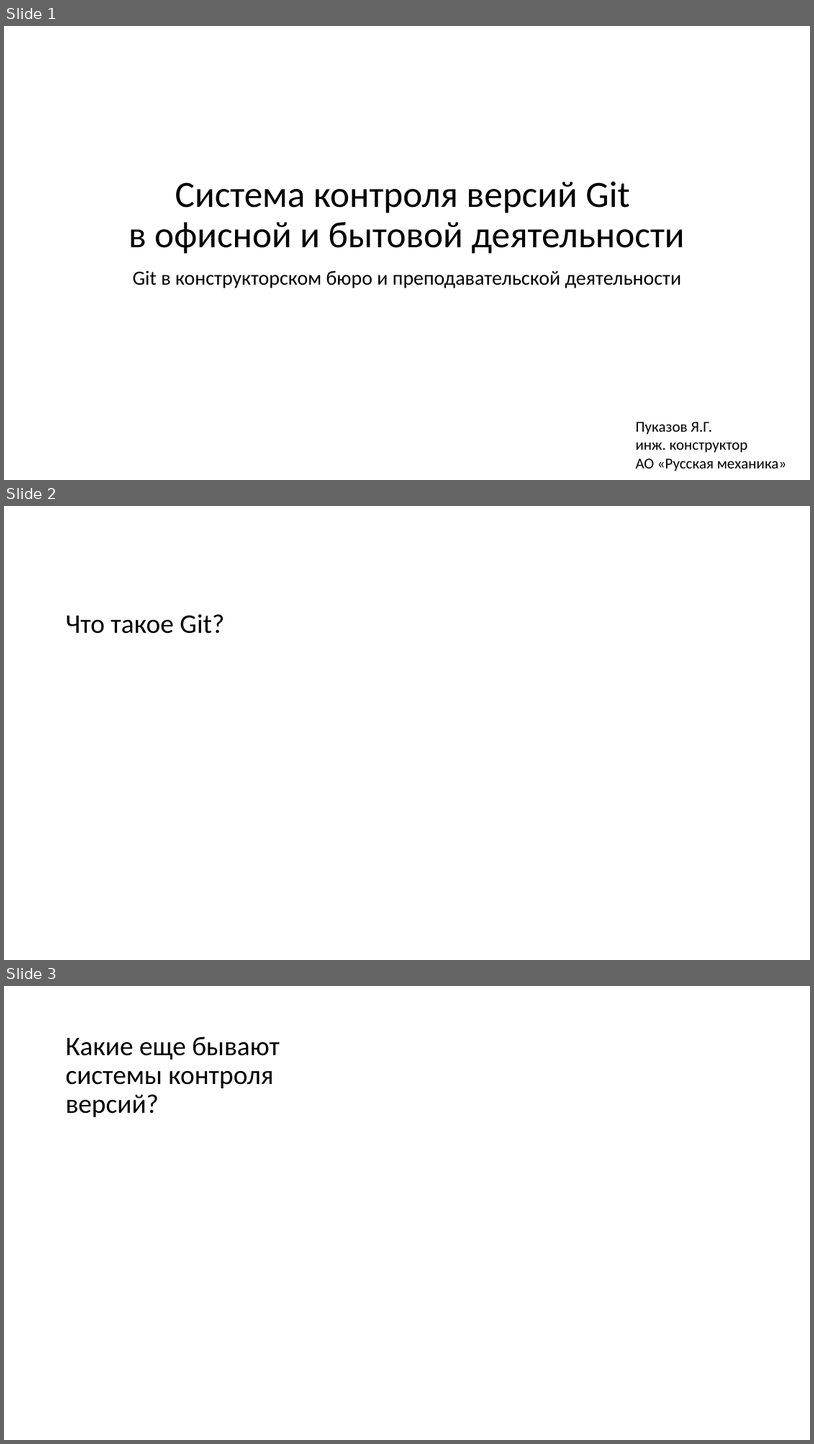
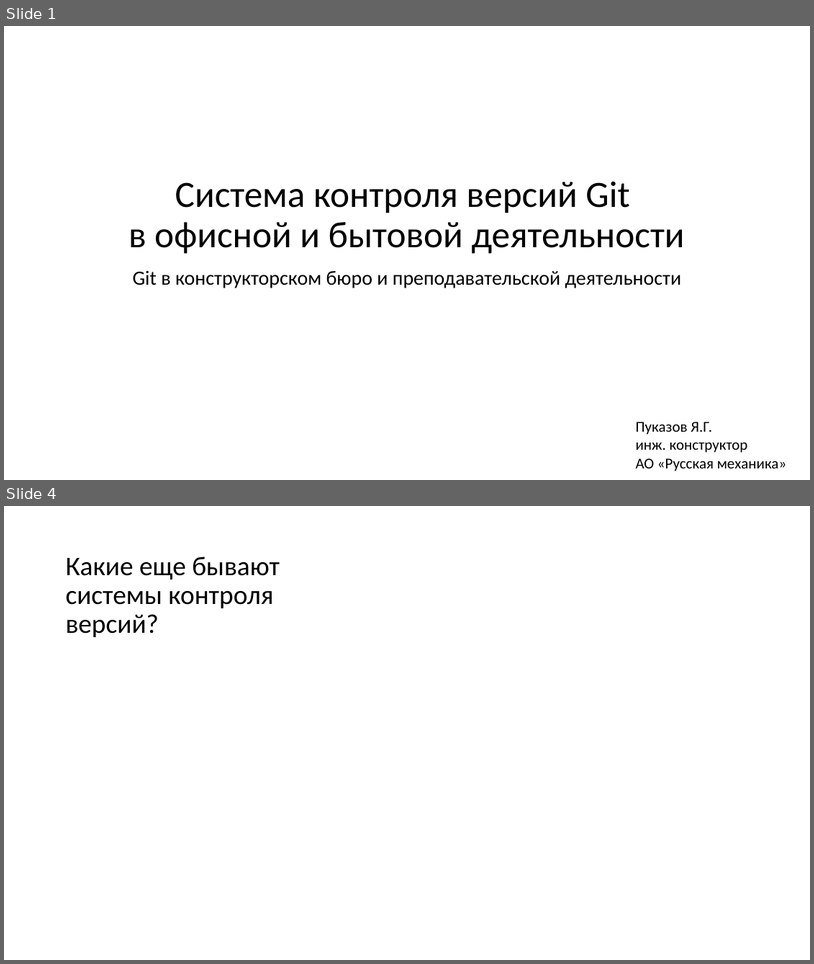
Before and after one commit to yaroslav-pukazov/Git-in-CAD, a slide deck: Презентация Microsoft PowerPoint.pptx. Shown one above the other, each under a label of ours: slides 1, 2 and 3 before the commit, slides 1 and 4 after it; the slides between them are not shown. The pictures are 814x1444 and 814x964 pixels, drawn with LibreOffice and Linux fonts; fonts in the diff are those of the drawing. Boxes give left, top, right and bottom in pixels: in the first picture for what was removed or moved away, otherwise in the second. Text is boxed around its words. In the diff, an @@ line names an element or a change of style, - is before the commit and + after.

```diff
--- a/Презентация Microsoft PowerPoint.pptx
+++ b/Презентация Microsoft PowerPoint.pptx
@@ slide 2 removed at (4, 506, 810, 960), background #FFFFFF @@
@@ title removed at (66, 614, 224, 633) @@
-Что такое Git?
@@ what was slide 3 is now slide 4 @@
```
Also in this commit, not shown: 2 slides added.
